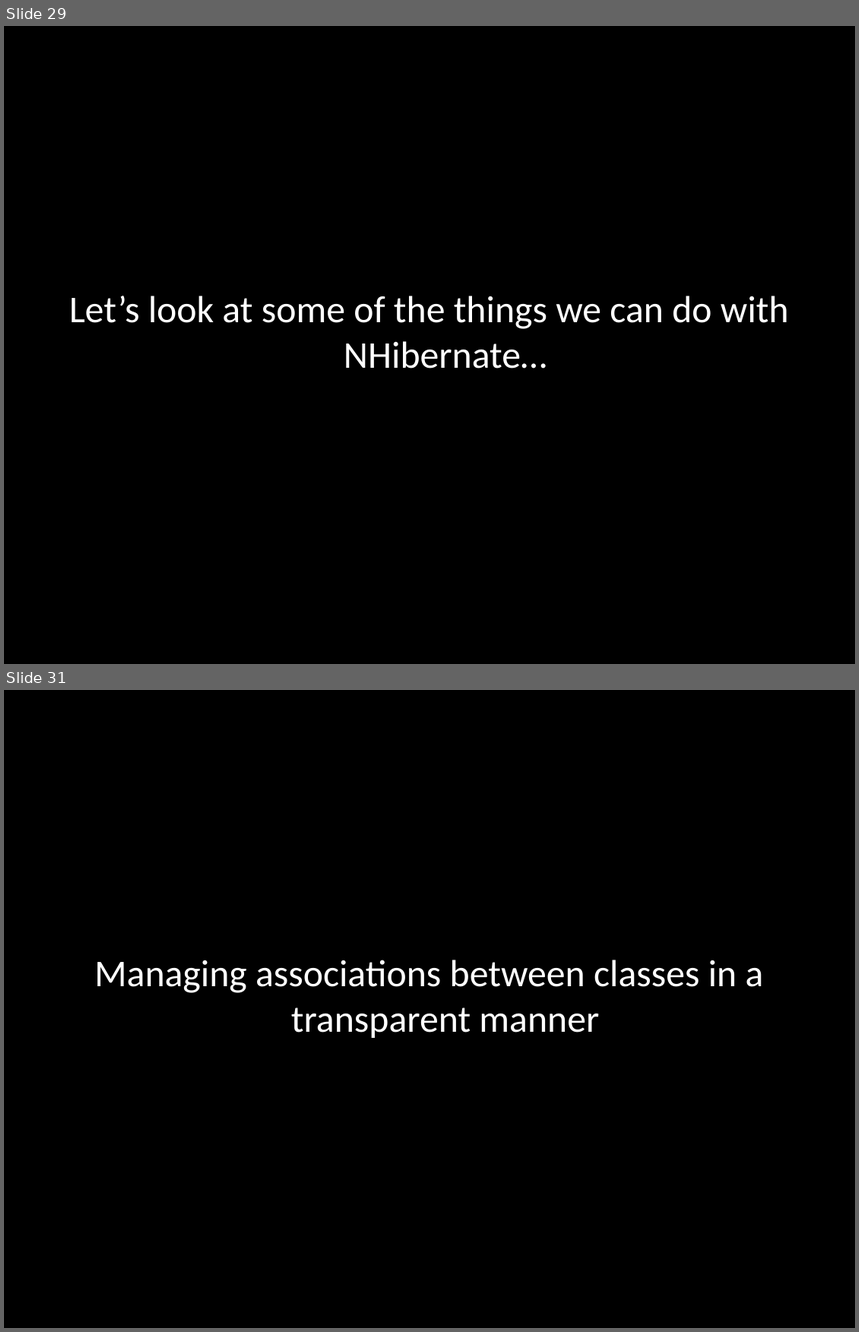
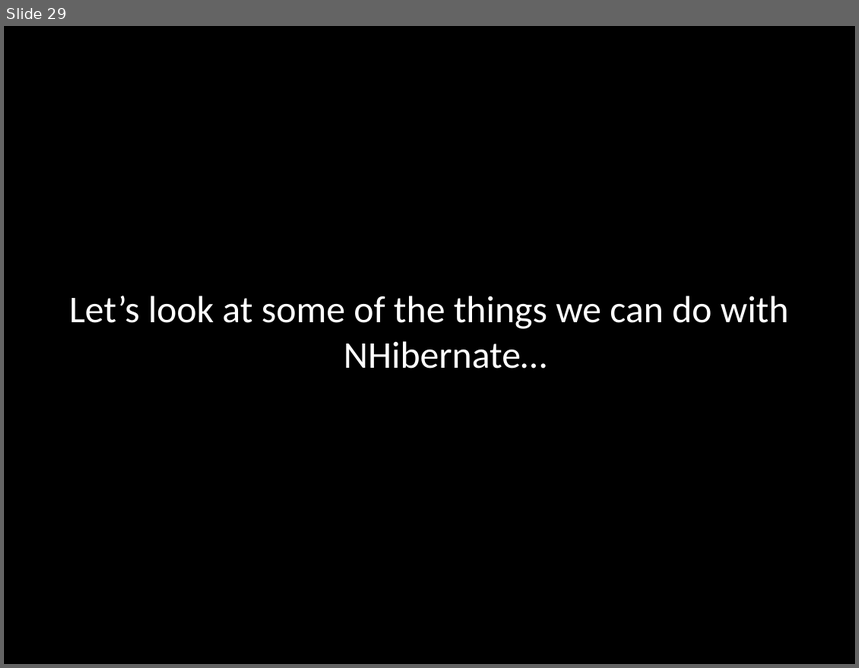
Before and after one commit to michelgrootjans/qwars, a slide deck: doc/NHibernateDemo.pptx. Shown one above the other, each under a label of ours: slides 29 and 31 before the commit, slide 29 after it; the slides between them are not shown. The pictures are 859x1332 and 859x668 pixels, drawn with LibreOffice and Linux fonts; fonts in the diff are those of the drawing. Boxes give left, top, right and bottom in pixels: in the first picture for what was removed or moved away, otherwise in the second. Text is boxed around its words. In the diff, an @@ line names an element or a change of style, - is before the commit and + after.

```diff
--- a/doc/NHibernateDemo.pptx
+++ b/doc/NHibernateDemo.pptx
@@ slide 31 removed at [4, 690, 855, 1328], background #000000 @@
@@ text removed at [94, 960, 764, 1038] @@
-Managing associations between classes in a transparent manner
```
Also in this commit, not shown: 46 other slides removed, 16 other files.
